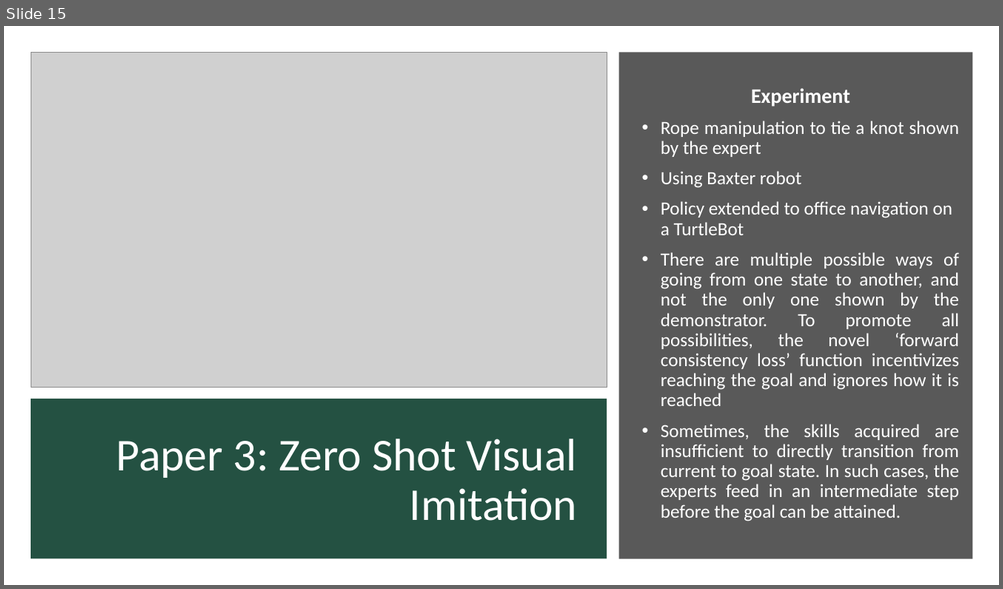
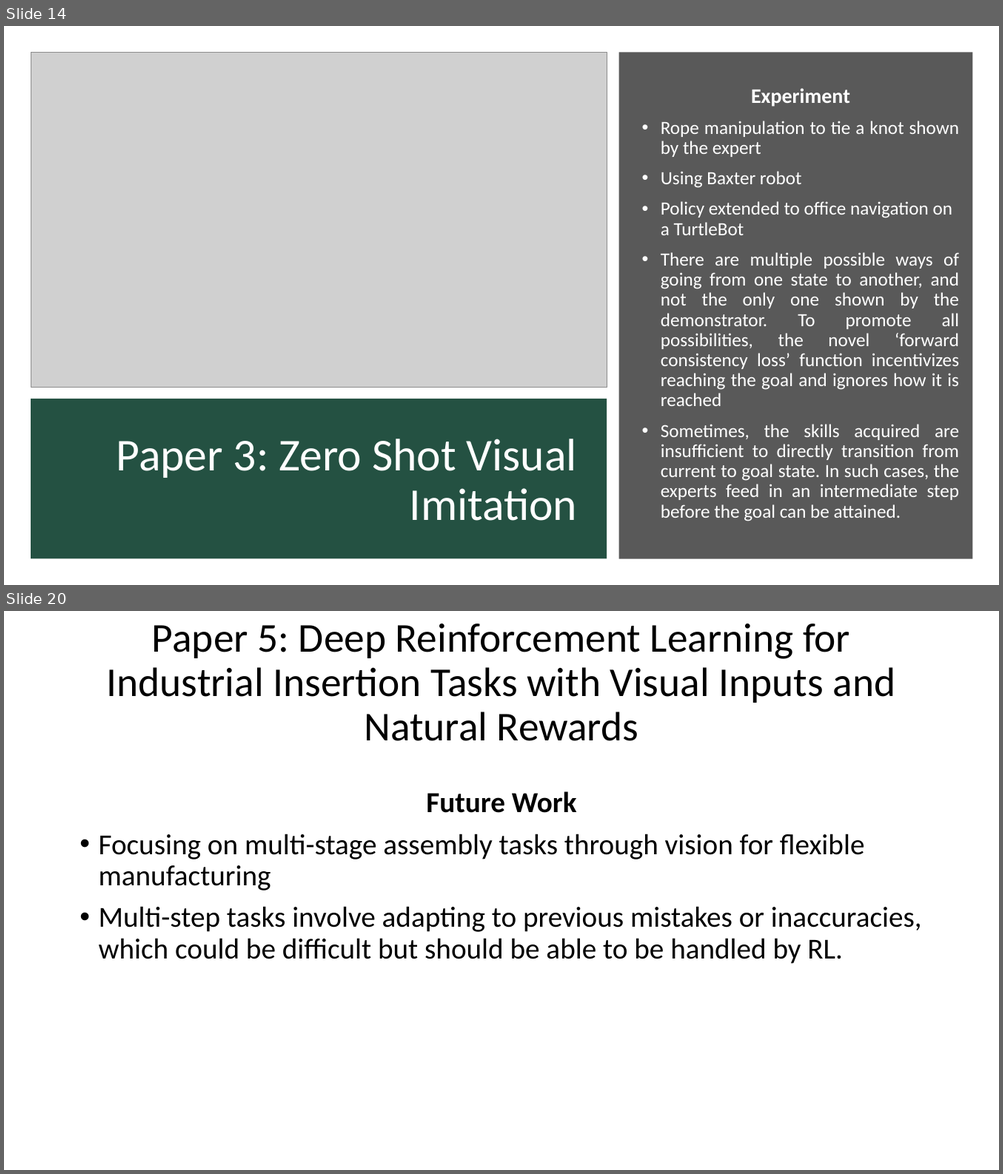
Before and after one commit to kaushikbalasundar/CPDM_DoBot, a slide deck: PPT1_Proposal.pptx. Shown one above the other, each under a label of ours: slide 15 before the commit, slides 14 and 20 after it; the slides between them are not shown. The pictures are 1003x589 and 1003x1174 pixels, drawn with LibreOffice and Linux fonts; fonts in the diff are those of the drawing; grey boxes stand for pictures. Boxes give left, top, right and bottom in pixels: in the first picture for what was removed or moved away, otherwise in the second. Text is boxed around its words. In the diff, an @@ line names an element or a change of style, - is before the commit and + after.

```diff
--- a/PPT1_Proposal.pptx
+++ b/PPT1_Proposal.pptx
@@ slide 20 added at (x1=4, y1=611, x2=999, y2=1170), background #FFFFFF @@
@@ title added at (x1=107, y1=624, x2=895, y2=741), 39.6 pt, text #000000 @@
+Paper 5: Deep Reinforcement Learning for Industrial Insertion Tasks with Visual Inputs and Natural Rewards
@@ text added at (x1=99, y1=792, x2=922, y2=964), 28 pt, text #000000 @@
+Future Work
+• Focusing on multi-stage assembly tasks through vision for flexible manufacturing
+• Multi-step tasks involve adapting to previous mistakes or inaccuracies, which could be difficult but should be able to be handled by RL.
@@ what was slide 15 is now slide 14 @@
```
Also in this commit, not shown: 5 slides changed, 4 other slides added, 4 slides removed, 2 other files.
